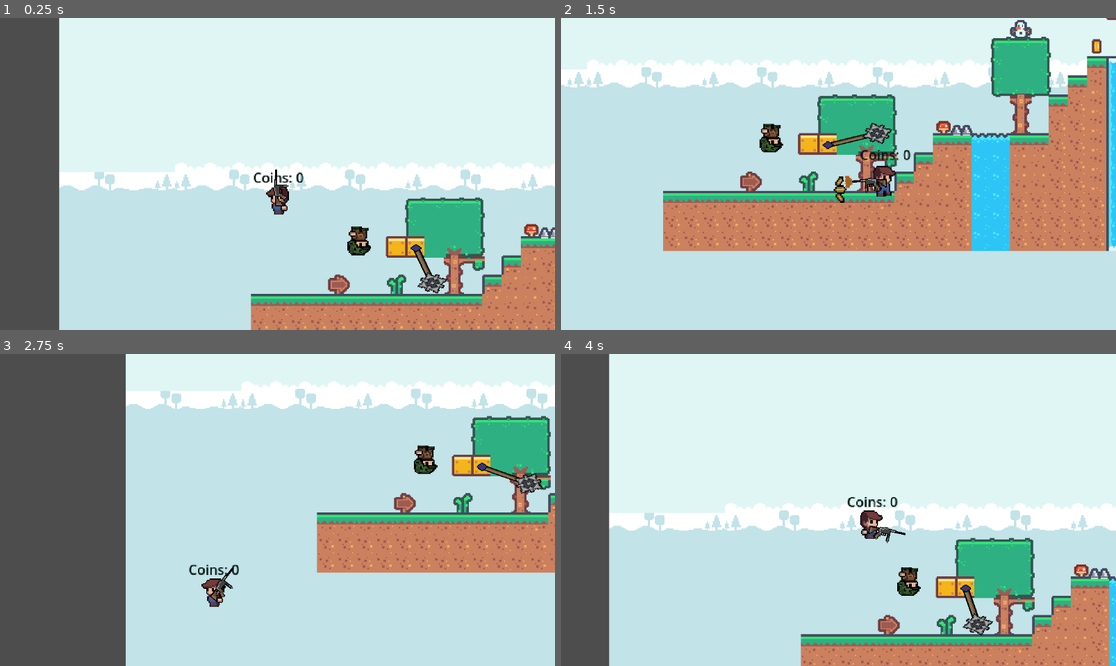
Above: before the commit, frames 1-4 (two rows, left to right).
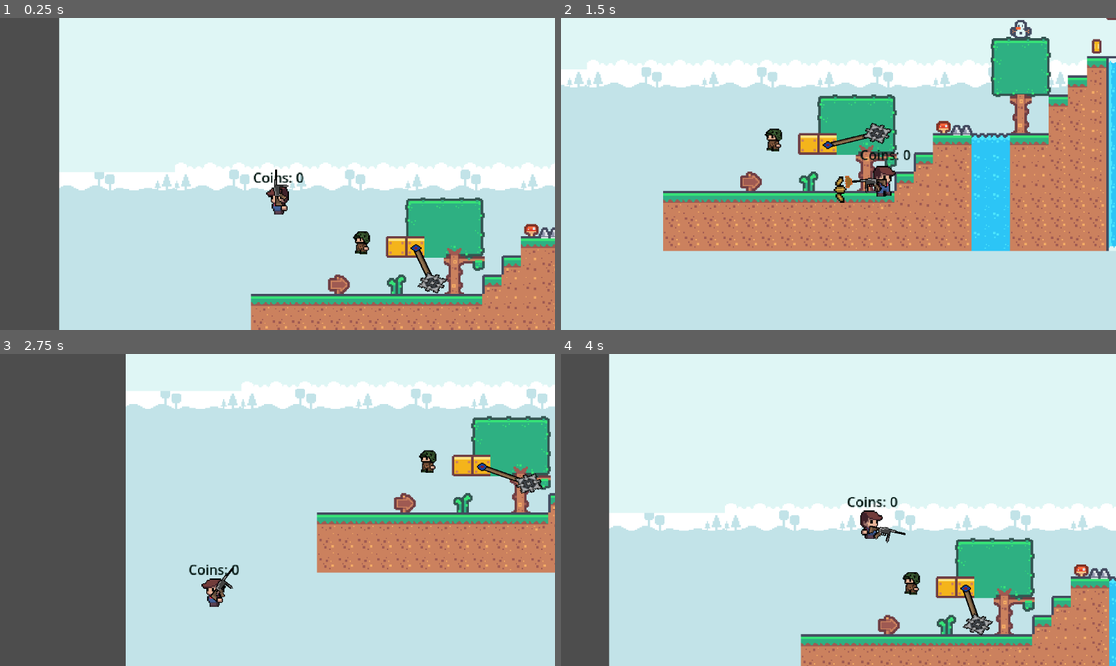
Above: after the commit, the same moments.

Repository: Mark-0909/Echo-Soul-Saver
Game: Godot game, scene res://main.tscn
Two runs of this game, one before a commit and one after it. Both use one fixed random seed, a clock stepped at 60 frames per second and the inputs below.
Inputs (mouse positions are in pixels of both pictures, inside the frame that each line leads up to):
- Up to frame 1 (0.25 s): no input
- Up to frame 2 (1.5 s): move the mouse to (960, 158) at 0.52 s; hold Right (right) from 0.53 s (still down); click (960, 158) at 0.6 s; tap Space (jump) at 0.77 s; move the mouse to (727, 189) at 1.27 s; click (727, 189) at 1.35 s
- Up to frame 3 (2.75 s): tap Space (jump) at 1.52 s; move the mouse to (333, 441) at 2.02 s; release Right (right) at 2.03 s; hold A (left) from 2.03 s (still down); click (333, 441) at 2.1 s
- Up to frame 4 (4 s): move the mouse to (810, 572) at 2.77 s; release A (left) at 2.78 s; hold Right (right) from 2.78 s (still down); click (810, 572) at 2.85 s; tap Space (jump) at 3.02, 3.77 s; move the mouse to (1005, 556) at 3.52 s; click (1005, 556) at 3.6 s

The runs differ from the first frame. In frame 1, 0.3% of the frame differs, in the area x 62-67%, y 66-77%; in frame 2, 0.3%, in the area x 35-41%, y 33-44%; in frame 3, 0.3%; in frame 4, 0.3%.

Commit message:
added dead animation

Diff:
--- a/enemy.gd
+++ b/enemy.gd
@@ -3,14 +3,16 @@
 var life: int = 3
 
 func _ready() -> void:
-	$Sprite2D.flip_h = true
-	$Sprite2D.flip_v = true
+	$Sprite2D.flip_h = false
+	$Sprite2D.flip_v = false
 
 func LoseLife() -> void:
 	life -= 1
 	print("Enemy hit! Remaining life:", life)
 
 	if life <= 0:
+		$Sprite2D.play("dead")
+		await get_tree().create_timer(0.2).timeout
 		queue_free()  # Remove enemy when life reaches 0
 
 func _on_body_entered(body: Node2D) -> void:
--- a/enemy.tscn
+++ b/enemy.tscn
@@ -1,10 +1,33 @@
-[gd_scene load_steps=5 format=3 uid="uid://bytl78fqyhgqo"]
+[gd_scene load_steps=8 format=3 uid="uid://bytl78fqyhgqo"]
 
 [ext_resource type="Texture2D" uid="uid://ct3hqmv8vem36" path="res://assets/enemy.png" id="1_2cdoc"]
 [ext_resource type="Script" path="res://enemy.gd" id="1_gjuft"]
+[ext_resource type="Texture2D" uid="uid://0emy5w814rsn" path="res://assets/smoke1.png" id="2_khn8k"]
+[ext_resource type="Texture2D" uid="uid://bkmc2inl0oa2g" path="res://assets/smoke2.png" id="3_8ulpd"]
+[ext_resource type="Texture2D" uid="uid://dyjex44l5dvb8" path="res://assets/smoke3.png" id="4_gmapi"]
 
 [sub_resource type="SpriteFrames" id="SpriteFrames_ss3ro"]
 animations = [{
+"frames": [{
+"duration": 0.25,
+"texture": ExtResource("2_khn8k")
+}, {
+"duration": 0.25,
+"texture": ExtResource("3_8ulpd")
+}, {
+"duration": 0.25,
+"texture": ExtResource("4_gmapi")
+}, {
+"duration": 0.25,
+"texture": ExtResource("3_8ulpd")
+}, {
+"duration": 0.25,
+"texture": ExtResource("2_khn8k")
+}],
+"loop": true,
+"name": &"dead",
+"speed": 5.0
+}, {
 "frames": [{
 "duration": 1.0,
 "texture": ExtResource("1_2cdoc")
@@ -23,7 +46,11 @@
 script = ExtResource("1_gjuft")
 
 [node name="Sprite2D" type="AnimatedSprite2D" parent="."]
+scale = Vector2(0.722593, 0.797303)
 sprite_frames = SubResource("SpriteFrames_ss3ro")
+animation = &"dead"
+autoplay = "default"
+frame_progress = 0.834961
 flip_h = true
 flip_v = true
 
Binary file added: assets/smoke1.png
Not shown, added: assets/smoke1.png.import
Binary file added: assets/smoke2.png
Not shown, added: assets/smoke2.png.import
Binary file added: assets/smoke3.png
Not shown, added: assets/smoke3.png.import
